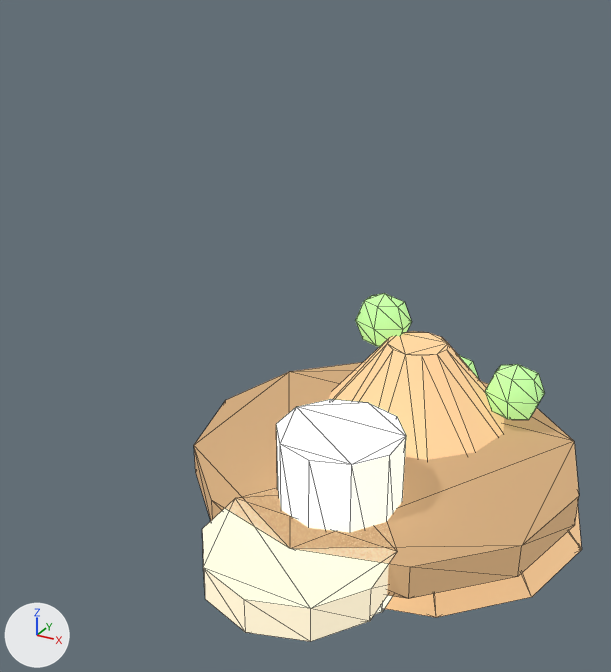
A saved change to the glTF model assets/procedural/pretty/mushroom_brown.glb.
One viewpoint serves both versions: a 50 mm camera at (0.447, -0.773, 0.716) aimed at (-0.077, 0.18, 0.239). Lighting does not change. The marker at lower left points along +X, +Y and +Z. The picture after the commit comes second. Mesh edges are drawn as thin lines. Where no turn or scale is listed for an object, it has been applied to the vertices. Vertices at exactly the same position are counted once.

Objects in the first picture: 'cap', 'cap_rim', 'moss_0.5', 'moss_2.0', 'moss_top', 'stem', 'stem_base'.
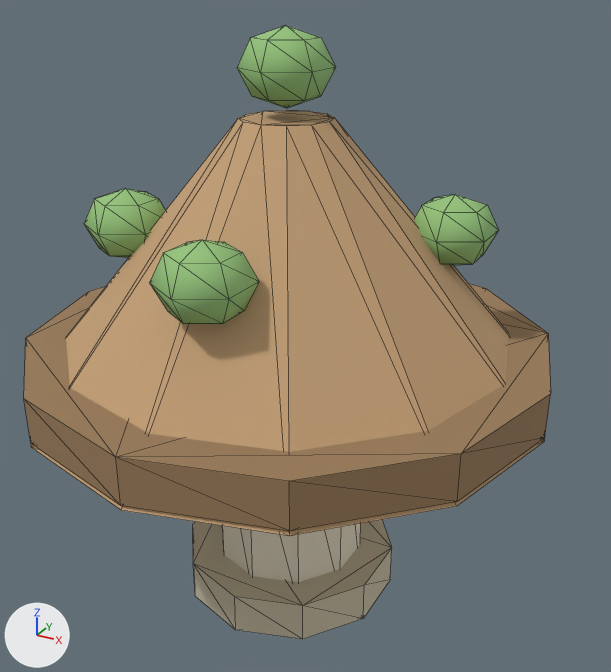
Where the newer file only moved an object's origin or applied its transform, the numbers keep the older frame.

Changed parts and their boxes (x1, y1, x2, y2) in the pictures (611 x 672 px):
'cap', recoloured, surface changed, moved: before (328, 331, 582, 617); after (31, 110, 544, 536)
'cap_rim', recoloured, surface changed, moved: before (194, 362, 579, 599); after (24, 283, 551, 531)
'stem', surface changed, moved: before (276, 399, 406, 615); after (222, 523, 361, 582)
'stem_base', recoloured, surface changed, moved (darker): before (203, 488, 396, 641); after (193, 520, 392, 639)
'moss_4.8', recoloured, surface changed, moved, rescaled (not visible before): after (149, 240, 259, 324)
'moss_0.5', recoloured, surface changed, moved, rescaled: before (485, 364, 545, 420); after (414, 194, 498, 265)
'moss_top', recoloured, surface changed, moved, rescaled (mostly hidden before): before (459, 355, 479, 379); after (237, 26, 336, 108)
'moss_3.5', recoloured, surface changed, moved, rescaled (not visible before): after (84, 188, 166, 258)
'moss_2.0', recoloured, surface changed: (355, 293, 412, 347) in both

What changed in the scene script:
```text
Change mat_mush_b_cap:
    remove mat_mush_b_cap.emission_color = (0.55, 0.35, 0.18)  # brown #c4a076
    remove mat_mush_b_cap.emission_strength = 1.0
Change mat_mush_b_cap_dark:
    remove mat_mush_b_cap_dark.emission_color = (0.32, 0.2, 0.1)  # brown #997c59
    remove mat_mush_b_cap_dark.emission_strength = 1.0
Change mat_mush_b_stem:
    remove mat_mush_b_stem.emission_strength = 1.0
Change mat_mush_b_stem_dark:
    remove mat_mush_b_stem_dark.emission_color = (0.62, 0.55, 0.4)  # beige #cec4aa
    remove mat_mush_b_stem_dark.emission_strength = 1.0
Change mat_mush_b_moss:
    remove mat_mush_b_moss.emission_color = (0.3, 0.55, 0.2)  # green #95c47c
    remove mat_mush_b_moss.emission_strength = 1.0
Change me_球体_006:
    used by ob_moss_0_5; location = (0.158, 0.45, 0.086)
    remove me_球体_006.from_pydata(...)  # 20 vertices, 36 faces; spans x -0.0433..0.0433, y -0.04..0.04, z -0.05..0.05
    add me_球体_006.from_pydata(...)  # 20 vertices, 36 faces; spans x -0.0433..0.0433, y -0.4137..-0.3137, z 0.3237..0.4037
    me_球体_006 part 1: the whole mesh is scaled about its middle by (1, 1.25, 0.8), then moved by (0.0, -0.3637, 0.3637)
Change me_球体_008:
    used by ob_moss_3_5; location = (-0.169, 0.45, -0.063)
    remove me_球体_008.from_pydata(...)  # 20 vertices, 36 faces; spans x -0.0433..0.0433, y -0.04..0.04, z -0.05..0.05
    add me_球体_008.from_pydata(...)  # 20 vertices, 36 faces; spans x -0.0433..0.0433, y -0.5631..-0.4631, z 0.4731..0.5531
    me_球体_008 part 2: the whole mesh is scaled about its middle by (1, 1.25, 0.8), then moved by (0.0, -0.5131, 0.5131)
Change me_球体_009:
    used by ob_moss_4_8; location = (0.016, 0.45, -0.179)
    remove me_球体_009.from_pydata(...)  # 20 vertices, 36 faces; spans x -0.0433..0.0433, y -0.04..0.04, z -0.05..0.05
    add me_球体_009.from_pydata(...)  # 20 vertices, 36 faces; spans x -0.0433..0.0433, y -0.6793..-0.5793, z 0.5893..0.6693
    me_球体_009 part 3: the whole mesh is scaled about its middle by (1, 1.25, 0.8), then moved by (0.0, -0.6293, 0.6293)
Change me_球体_010:
    used by ob_moss_top; location = (0.0, 0.62, 0.0)
    remove me_球体_010.from_pydata(...)  # 20 vertices, 36 faces; spans x -0.0433..0.0433, y -0.04..0.04, z -0.05..0.05
    add me_球体_010.from_pydata(...)  # 20 vertices, 36 faces; spans x -0.0433..0.0433, y -0.67..-0.57, z 0.58..0.66
    me_球体_010 part 4: the whole mesh is scaled about its middle by (1, 1.25, 0.8), then moved by (0.0, -0.62, 0.62)
Change ob_cap:
    ob_cap.location: (0.0, 0.42, 0.0) -> (0.0, 0.0, 0.42)
Change ob_cap_rim:
    ob_cap_rim.location: (0.0, 0.3, 0.0) -> (0.0, 0.0, 0.3)
Change ob_stem:
    ob_stem.location: (0.0, 0.14, 0.0) -> (0.0, 0.0, 0.14)
Change ob_stem_base:
    ob_stem_base.location: (0.0, 0.02, 0.0) -> (0.0, 0.0, 0.02)
```
